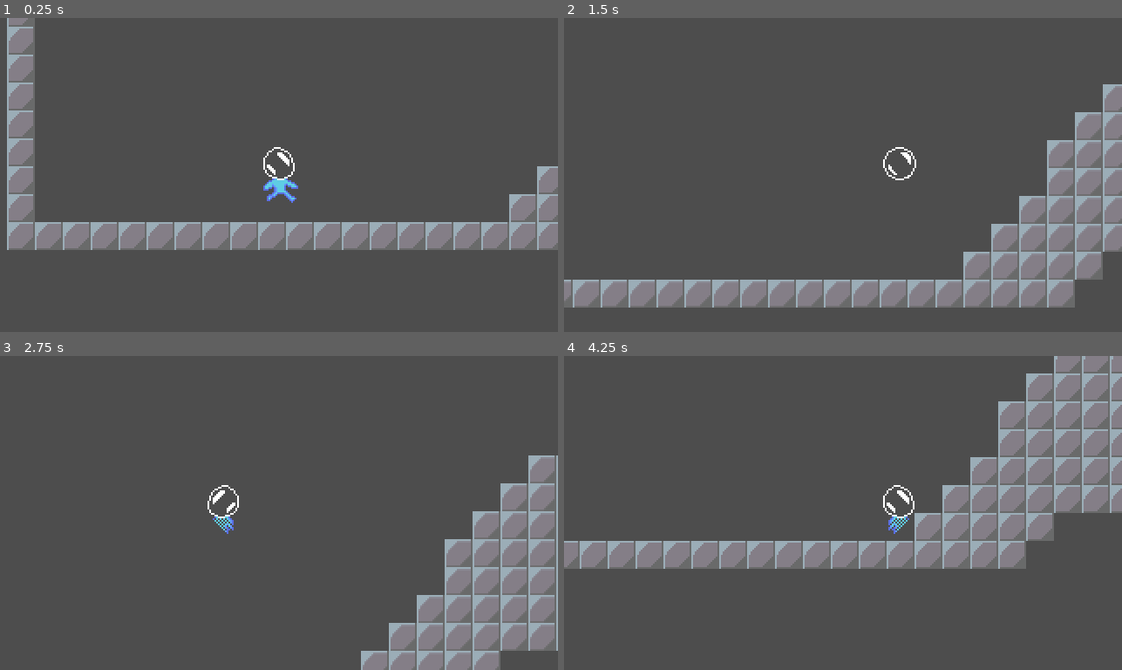
Above: before the commit, frames 1-4 (two rows, left to right).
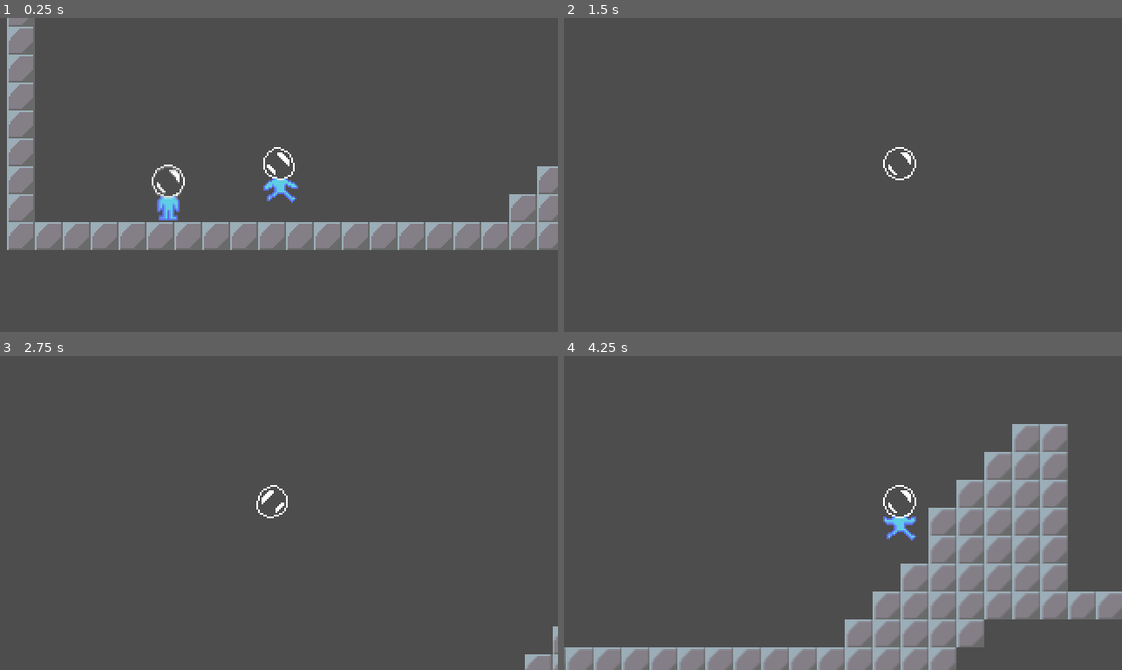
Above: after the commit, the same moments.

Repository: lervyw/Super_Bubble_Boy
Game: Godot game, scene res://Cenas/exemplo.tscn
Two runs of this game, one before a commit and one after it. Both use one fixed random seed, a clock stepped at 60 frames per second and the inputs below. The project has no main scene, so this scene is started directly.
Inputs:
- Up to frame 1 (0.25 s): no input
- Up to frame 2 (1.5 s): hold Right (ui_right) from 0.53 s (still down); tap Space (ui_select) at 0.6 s; tap Keypad Enter (ui_accept) at 0.77, 0.8, 1.07, 1.35 s
- Up to frame 3 (2.75 s): tap Keypad Enter (ui_accept) at 1.52, 1.82, 2.3 s; tap Space (ui_select) at 1.55, 2.1 s; release Right (ui_right) at 2.03 s; hold Left (ui_left) from 2.03 s (still down)
- Up to frame 4 (4.25 s): release Left (ui_left) at 2.78 s; hold Right (ui_right) from 2.78 s (still down); tap Space (ui_select) at 2.85 s; tap Keypad Enter (ui_accept) at 3.02, 3.32, 3.6, 3.77, 4.07 s

The runs differ from the first frame. In frame 1, 0.5% of the frame differs, in the area x 27-34%, y 46-65%; in frame 2, 18%; in frame 3, 14%; in frame 4, 33%, in the area x 0-100%, y 0-100%.

Commit message:
codigo zuado mas meio funcionando

Diff:
--- a/Cenas/States/idleplayer.gd
+++ b/Cenas/States/idleplayer.gd
@@ -18,7 +18,7 @@
 func Update(delta: float):
 	if wander_time > 0:
 		wander_time -= delta
-
+		print("rolinha")
 	else:
 		randomize_wander()
 
--- a/Cenas/exemplo.tscn
+++ b/Cenas/exemplo.tscn
@@ -1,7 +1,8 @@
-[gd_scene load_steps=3 format=4 uid="uid://ds0sxsjujlqah"]
+[gd_scene load_steps=4 format=4 uid="uid://ds0sxsjujlqah"]
 
 [ext_resource type="PackedScene" uid="uid://bef0sp8en86j5" path="res://Cenas/tilemerda.tscn" id="1_c17v2"]
 [ext_resource type="PackedScene" uid="uid://cyh3wd0bwwr2n" path="res://Cenas/personagem.tscn" id="2_5kqrc"]
+[ext_resource type="PackedScene" uid="uid://b51pl8i46sr00" path="res://Cenas/inimigo.tscn" id="3_w60js"]
 
 [node name="Node2D" type="Node2D"]
 
@@ -10,3 +11,6 @@
 
 [node name="Personagem" parent="." instance=ExtResource("2_5kqrc")]
 position = Vector2(-4, -31)
+
+[node name="Inimigo" parent="." instance=ExtResource("3_w60js")]
+position = Vector2(-93, -1)
--- /dev/null
+++ b/Cenas/inimigo.gd
@@ -0,0 +1,22 @@
+extends CharacterBody2D
+
+@export var speed: float = 100.0 # Velocidade de movimento
+@export var move_range: float = 200.0 # Distância máxima que o inimigo percorre em cada direção
+@export var start_direction: int = 1 # Direção inicial (1 = direita, -1 = esquerda)
+
+var start_position: Vector2
+var direction: int
+
+func _ready() -> void:
+	# Salva a posição inicial e define a direção inicial
+	start_position = position
+	direction = start_direction
+
+func _physics_process(delta: float) -> void:
+	# Movimenta o inimigo na direção atual
+	velocity.x = direction * speed
+	move_and_slide()
+
+	# Verifica se o inimigo atingiu os limites do movimento
+	if abs(position.x - start_position.x) >= move_range:
+		direction *= -1 # Inverte a direção
--- a/Cenas/inimigo.tscn
+++ b/Cenas/inimigo.tscn
@@ -1,6 +1,6 @@
 [gd_scene load_steps=17 format=3 uid="uid://b51pl8i46sr00"]
 
-[ext_resource type="Script" path="res://Cenas/personagem.gd" id="1_vlosn"]
+[ext_resource type="Script" path="res://Cenas/inimigo.gd" id="1_6i0bk"]
 [ext_resource type="Texture2D" uid="uid://b71ha5mcxiq6v" path="res://gamejam/bubble/bubble_spritesheet-Sheet.png" id="2_3rbci"]
 [ext_resource type="Script" path="res://Cenas/textura.gd" id="3_6sl1i"]
 [ext_resource type="Script" path="res://Cenas/state_machine.gd" id="4_ujp4d"]
@@ -492,11 +492,8 @@
 "Walk": SubResource("Animation_ksl43")
 }
 
-[node name="Personagem" type="CharacterBody2D"]
-script = ExtResource("1_vlosn")
-speed = 100
-jump_speed = -320
-player_gravity = 600
+[node name="Inimigo" type="CharacterBody2D"]
+script = ExtResource("1_6i0bk")
 
 [node name="Animacao" type="AnimationPlayer" parent="."]
 libraries = {
--- a/Cenas/personagem.gd
+++ b/Cenas/personagem.gd
@@ -7,6 +7,7 @@
 @export var player_gravity: int
 var transformando: bool
 var jump_count: int
+
 
 
 func _physics_process(delta: float) -> void:
@@ -29,15 +30,23 @@
 	if is_on_floor():
 		jump_count = 1
 	if Input.is_action_just_pressed("ui_select") and jump_count < 2:
-		jump_count += 1
-		velocity.y = jump_speed
+		if Player_sprite.estado == 0:
+			jump_count += 1
+			velocity.y = jump_speed
+		else:
+			velocity.y = jump_speed
 	#print(velocity)
 func trans() -> void:
 	#var cond: bool = not transformando
+
 	if Input.is_action_just_pressed("ui_accept") and not transformando:
 		transformando = true
 		Player_sprite.transformacaoOn  = true
+		if Player_sprite.transformacaoOn and transformando and Player_sprite.estado == 1:
+			Player_sprite.voltar()
+			#Player_sprite.estado = 0
 
+			#Player_sprite.voltar()
 
 func gravity(delta: float) -> void:
 	velocity.y += delta * player_gravity
--- a/Cenas/personagem.tscn
+++ b/Cenas/personagem.tscn
@@ -10,6 +10,7 @@
 [sub_resource type="Animation" id="Animation_xbftm"]
 resource_name = "Born"
 length = 0.5
+loop_mode = 2
 tracks/0/type = "value"
 tracks/0/imported = false
 tracks/0/enabled = true
@@ -62,7 +63,7 @@
 [sub_resource type="Animation" id="Animation_pwxfo"]
 resource_name = "Bubble_only"
 length = 0.5
-loop_mode = 2
+loop_mode = 1
 tracks/0/type = "value"
 tracks/0/imported = false
 tracks/0/enabled = true
@@ -342,34 +343,34 @@
 tracks/1/interp = 1
 tracks/1/loop_wrap = true
 tracks/1/keys = {
-"times": PackedFloat32Array(0),
-"transitions": PackedFloat32Array(1),
-"update": 1,
-"values": [SubResource("RectangleShape2D_kadp1")]
-}
-tracks/2/type = "value"
-tracks/2/imported = false
-tracks/2/enabled = true
-tracks/2/path = NodePath("Colisao:shape:size")
-tracks/2/interp = 1
-tracks/2/loop_wrap = true
-tracks/2/keys = {
-"times": PackedFloat32Array(0),
-"transitions": PackedFloat32Array(1),
-"update": 0,
-"values": [Vector2(16, 32)]
-}
-tracks/3/type = "value"
-tracks/3/imported = false
-tracks/3/enabled = true
-tracks/3/path = NodePath("Colisao:position")
-tracks/3/interp = 1
-tracks/3/loop_wrap = true
-tracks/3/keys = {
-"times": PackedFloat32Array(0),
-"transitions": PackedFloat32Array(1),
-"update": 0,
-"values": [Vector2(1, 0)]
+"times": PackedFloat32Array(0, 0.7),
+"transitions": PackedFloat32Array(1, 1),
+"update": 1,
+"values": [SubResource("RectangleShape2D_kadp1"), SubResource("RectangleShape2D_kadp1")]
+}
+tracks/2/type = "value"
+tracks/2/imported = false
+tracks/2/enabled = true
+tracks/2/path = NodePath("Colisao:shape:size")
+tracks/2/interp = 1
+tracks/2/loop_wrap = true
+tracks/2/keys = {
+"times": PackedFloat32Array(0, 0.7),
+"transitions": PackedFloat32Array(1, 1),
+"update": 0,
+"values": [Vector2(18, 32), Vector2(18, 20)]
+}
+tracks/3/type = "value"
+tracks/3/imported = false
+tracks/3/enabled = true
+tracks/3/path = NodePath("Colisao:position")
+tracks/3/interp = 1
+tracks/3/loop_wrap = true
+tracks/3/keys = {
+"times": PackedFloat32Array(0, 0.7),
+"transitions": PackedFloat32Array(1, 1),
+"update": 0,
+"values": [Vector2(0, 0), Vector2(0, -6)]
 }
 
 [sub_resource type="Animation" id="Animation_7mbvf"]
--- a/Cenas/textura.gd
+++ b/Cenas/textura.gd
@@ -3,18 +3,33 @@
 @export var player: Node
 @export var animation: AnimationPlayer
 var transformacaoOn: bool
+var estado: int =0
 var form: String = "normal"  # Formas: "normal", "bubble"
 
 func animate(direction: Vector2) -> void:
 
 	verify_position(direction)
-	if transformacaoOn :
+
+	if transformacaoOn and player.transformando and estado == 0:
 		animation.play("Transform")
+		estado = 1
 
-	elif direction.y != 0:
+	elif direction.y != 0 and estado == 0:
 		vertical_behavior(direction)
-	else:
+	elif estado == 0:
 		horizontal_behavior(direction)
+
+	#
+
+
+	if estado == 1 :
+		player.speed = 50
+		player.jump_speed = -50
+		player.player_gravity = 50
+
+
+
+
 
 func verify_position(direction: Vector2) -> void:
 	if direction.x > 0:
@@ -29,52 +44,27 @@
 	if direction.x != 0:
 		animation.play("Walk")
 
-	else:
+	else :
 		animation.play("Idle")
 
 func vertical_behavior(direction: Vector2) -> void:
-	if direction.y > 0:
+	if direction.y > 0 :
 		animation.play("Fall")
-	elif direction.y < 0:
+	elif direction.y < 0 :
 		animation.play("Jump")
 
-#func mudarforma():
 
 
-	#await animation.animation_finished
-#func trans() -> void:
-#	if Input.is_action_just_pressed("ui_accept"):
-#		transformando = true
-#		if form == "normal" and transformando == true:
-		# Executa a animação de transformação para "bubble"
-#			transformando = false
+func voltar():
 
-
-	#player.set_physics_process(false)
-#			_on_animacao_animation_finished("Transform")
-		#Player_sprite.animation.play("Transform")
-
-		#wait aPlayer_sprite.animation.animation_finished  # Aguarda a animação "Transform"
-
-		# Muda para a forma "bubble" e ajusta as propriedades
-		#form = "bubble"
-		#speed = 150
-		#jump_speed = -300
-		#player_gravity = 800
-		#Player_sprite.animation.play("Bubble_only")
-
-
-#		elif form == "bubble" and transformando == true:
-		# Executa a animação de transformação de volta para "normal"
-#			animation.play("Transform2")
-			#await Player_sprite.animation.animation_finished  # Aguarda a animação "Transform2"
-
-		# Volta para a forma "normal" e ajusta as propriedades
-#			form = "normal"
-		#	speed = 200
-		#	jump_speed = -400
-		#	player_gravity = 1000
-		#	Player_sprite.animation.play("Idle")
+	if 	player.transformando == true and transformacaoOn == true:
+		animation.play("Transform2")
+		player.transformando = false
+		transformacaoOn  = false
+		estado = 0
+		player.speed = 100
+		player.jump_speed = -320
+		player.player_gravity = 600
 
 func _on_animacao_animation_finished(anim_name: StringName) -> void:
 	match anim_name:
@@ -83,7 +73,15 @@
 			pass
 
 		"Transform":
-			print(form)
+			animation.play("Bubble_only")
 			transformacaoOn = false
 			player.transformando = false
-			#transformando = false # Replace with function body.
+			print(transformacaoOn)
+			print(estado)
+
+		"Transform2":
+
+			transformacaoOn = false
+			player.transformando = false
+			print(transformacaoOn)
+			print(estado)
--- a/project.godot
+++ b/project.godot
@@ -35,3 +35,8 @@
 , Object(InputEventKey,"resource_local_to_scene":false,"resource_name":"","device":0,"window_id":0,"alt_pressed":false, …(181 unchanged characters)…
 ]
 }
+forma2={
+"deadzone": 0.5,
+"events": [Object(InputEventJoypadButton,"resource_local_to_scene":false,"resource_name":"","device":-1,"button_index":1,"pressure":0.0,"pressed":true,"script":null)
+]
+}
